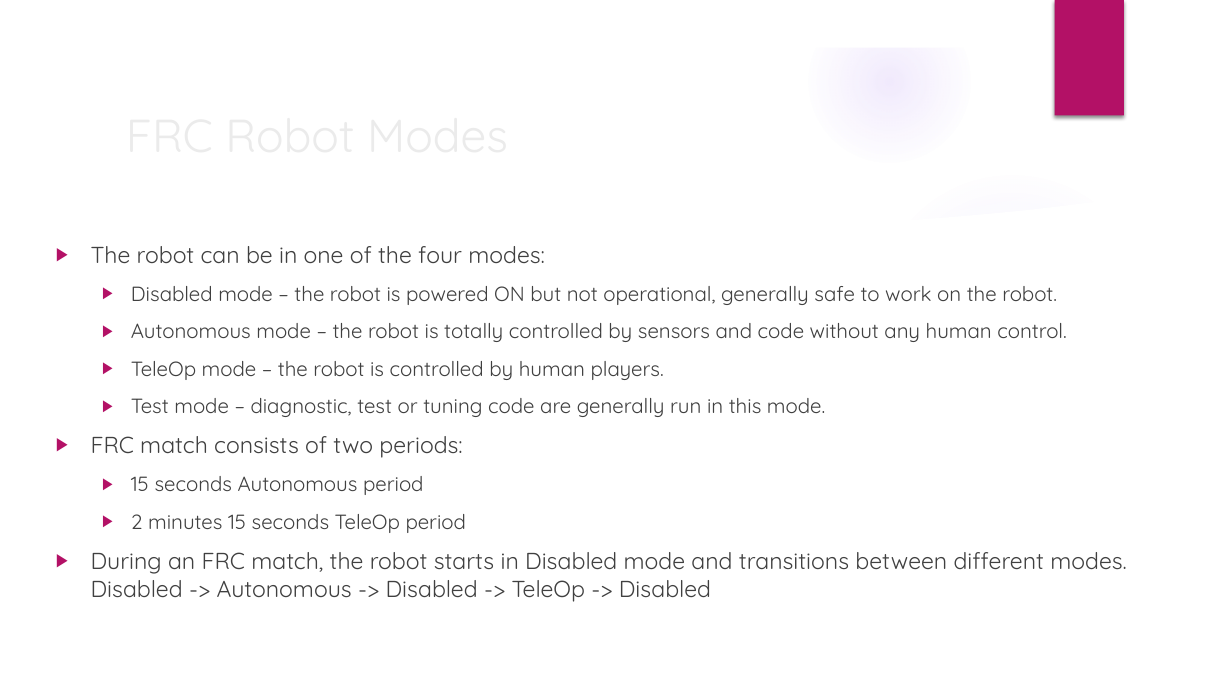
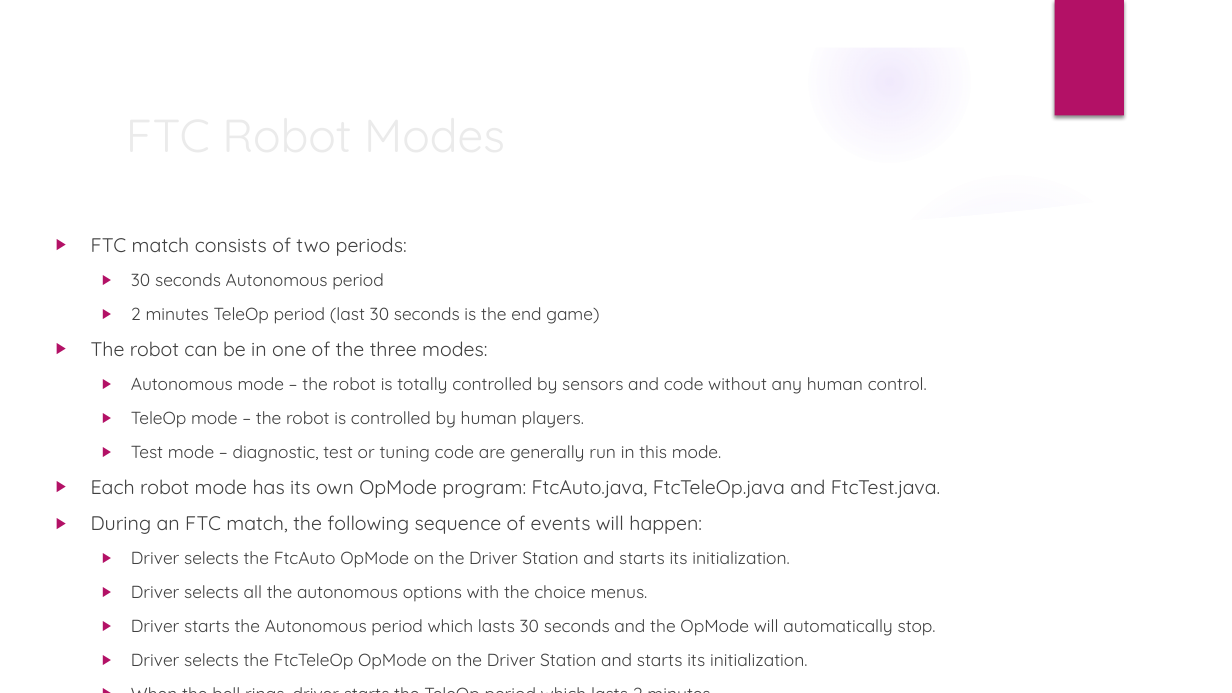
Before and after one commit to trc492/FrcProgrammingClass, a slide deck: slide 9 of FtcLessons/1-IntroTRCFramework.pptx (slide 8 before the commit). Drawn at 1232x693 pixels with LibreOffice and Linux fonts; fonts in the diff are those of the drawing; background and template pictures are left out. Boxes give left, top, right and bottom in pixels: in the first picture for what was removed or moved away, otherwise in the second. Text is boxed around its words. In the diff, an @@ line names an element or a change of style, - is before the commit and + after.

```diff
--- a/FtcLessons/1-IntroTRCFramework.pptx
+++ b/FtcLessons/1-IntroTRCFramework.pptx
@@ title at bbox=[116, 98, 1002, 169]: text changed @@
-FRC Robot Modes
+FTC Robot Modes
@@ text "FTC match consists of two ...": place and size @@
-text "FTC match consists of two ..." at bbox=[91, 246, 1127, 602]
+text "FTC match consists of two ..." at bbox=[91, 237, 940, 670]
@@ text at bbox=[91, 237, 599, 356]: text changed; size 16 to 13.6 pt @@
-▶ The robot can be in one of the four modes:
-  ▶ Disabled mode – the robot is powered ON but not operational, generally safe to work on the robot.
+▶ FTC match consists of two periods:
+  ▶ 30 seconds Autonomous period
+  ▶ 2 minutes TeleOp period (last 30 seconds is the end game)
+▶ The robot can be in one of the three modes:
@@ text at bbox=[131, 377, 927, 462]: size 16 to 13.6 pt in "Autonomous mode – the robot is totally ...", "TeleOp mode – the robot is controlled ...", "Test mode – diagnostic, test or tuning ..." @@
@@ text at bbox=[91, 479, 940, 670]: text changed; size 18 to 13.6 pt @@
-▶ FRC match consists of two periods:
-  ▶ 15 seconds Autonomous period
-  ▶ 2 minutes 15 seconds TeleOp period
-▶ During an FRC match, the robot starts in Disabled mode and transitions between different modes.
-  Disabled -> Autonomous -> Disabled -> TeleOp -> Disabled
+▶ Each robot mode has its own OpMode program: FtcAuto.java, FtcTeleOp.java and FtcTest.java.
+▶ During an FTC match, the following sequence of events will happen:
+  ▶ Driver selects the FtcAuto OpMode on the Driver Station and starts its initialization.
+  ▶ Driver selects all the autonomous options with the choice menus.
+  ▶ Driver starts the Autonomous period which lasts 30 seconds and the OpMode will automatically stop.
+  ▶ Driver selects the FtcTeleOp OpMode on the Driver Station and starts its initialization.
+  ▶ When the bell rings, driver starts the TeleOp period which lasts 2 minutes.
+  ▶ When the bell rings, driver stops the TeleOp period which concludes a match.
```
Also in this commit, not shown: 8 other slides changed, 3 slides added, 2 slides removed, 10 other files.
